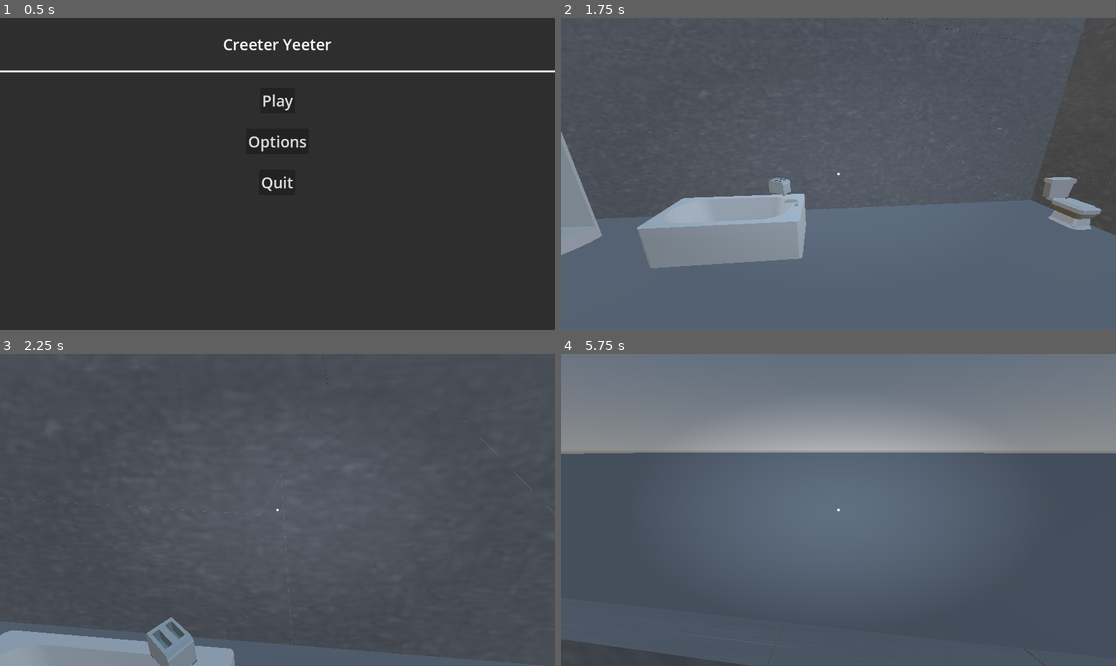
Above: before the commit, frames 1-4 (two rows, left to right).
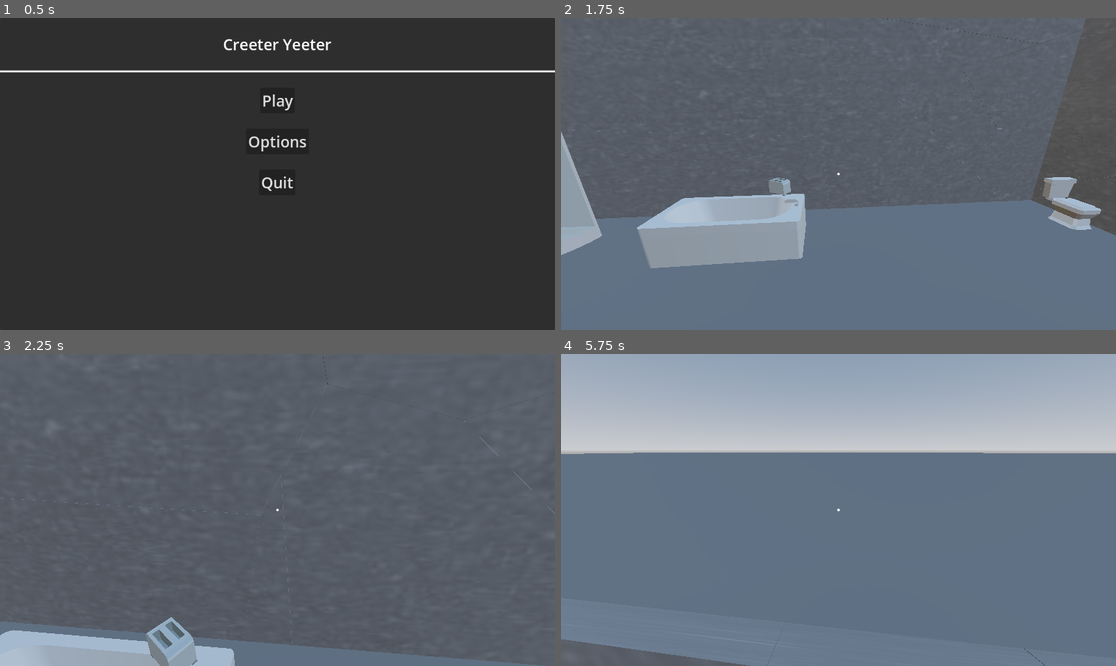
Above: after the commit, the same moments.

Repository: rcorre/wildjam84
Game: Godot game, scene res://menus/title/Title.tscn
The game is run twice, just before and just after one commit, with the same random seed, the same clock (stepped at 60 frames per second) and the same inputs.
Inputs (mouse positions are in pixels of both pictures, inside the frame that each line leads up to):
- Up to frame 1 (0.5 s): no input
- Up to frame 2 (1.75 s): click "Play" at 0.5 s; tap Enter at 1.25 s; move the mouse to (866, 174) at 1.27 s; hold W (forward) from 1.28 s (still down); hold Right mouse button (drop) from 1.28 s (still down); tap Space (jump) at 1.52 s
- Up to frame 3 (2.25 s): keep holding W (forward); move the mouse to (249, 510) at 2.02 s; release Right mouse button (drop) at 2.03 s; click (249, 510) at 2.1 s
- Up to frame 4 (5.75 s): keep holding W (forward); tap Space (jump) at 2.27, 3.5, 3.77, 4.52, 5.27 s; move the mouse to (849, 503) at 2.77 s; hold Right mouse button (drop) 2.78-3.53 s; move the mouse to (832, 516) at 3.52 s; click (832, 516) at 3.6 s; move the mouse to (877, 513) at 4.27 s; hold Right mouse button (drop) 4.28-5.03 s; move the mouse to (794, 506) at 5.02 s; click (794, 506) at 5.1 s

Frame 1 is identical in both runs. In frame 2, 1.2% of the frame differs, in the area x 0-98%, y 36-76%; in frame 3, 3.8%; in frame 4, 81%, in the area x 0-100%, y 0-100%.

Commit message:
Don't panic about unseen bugs.

Diff:
--- a/scenes/Bugs/Bug.gd
+++ b/scenes/Bugs/Bug.gd
@@ -1,4 +1,7 @@
 extends CharacterBody3D
+class_name Bug
+
+@onready var visibility_notifier: VisibleOnScreenNotifier3D = $VisibleOnScreenNotifier3D
 
 @export var health := 50
 @export var speed := 2.0
--- a/scenes/Bugs/Spider.tscn
+++ b/scenes/Bugs/Spider.tscn
@@ -100,3 +100,6 @@
 damping_min = 1.0
 damping_max = 1.0
 scale_amount_curve = SubResource("Curve_bitvr")
+
+[node name="VisibleOnScreenNotifier3D" type="VisibleOnScreenNotifier3D" parent="." index="7"]
+aabb = AABB(-0.188965, 0.0520205, -0.353229, 0.37793, 0.251428, 0.479896)
--- a/scenes/Player.gd
+++ b/scenes/Player.gd
@@ -114,20 +114,32 @@
 		# move object toward your hands
 		held_object.global_transform = held_object.global_transform.interpolate_with(point, delta * GRAB_SNAP)
 
-	var nearby_bugs := bug_detector.get_overlapping_bodies()
-	if nearby_bugs.size() == 0:
+	apply_panic(delta)
+
+func apply_panic(delta: float) -> void:
+	var visible_bugs: Array[Node3D]
+	for body in bug_detector.get_overlapping_bodies():
+		var bug := body as Bug
+		if not bug:
+			push_warning("non bug in bug area: ", body)
+			continue
+		if bug.visibility_notifier.is_on_screen():
+			visible_bugs.push_back(bug)
+
+	if visible_bugs.size() == 0:
 		panic = move_toward(panic, 0.0, delta * PANIC_RECOVERY_RATE)
-	else:
-		# more panic the closer you are to the bug
-		var closest_distance := INF
-		for bug in nearby_bugs:
-			closest_distance = min((bug.position - self.position).length(), closest_distance)
-		var proximity_factor := lerpf(0.5, 2, 1 - (closest_distance / bug_detector_radius))
+		return
 
-		# Use sqrt, so two bugs is more panic, but not twice as much
-		var quantity_factor := sqrt(nearby_bugs.size())
+	# more panic the closer you are to the bug
+	var closest_distance := INF
+	for bug in visible_bugs:
+		closest_distance = min((bug.position - self.position).length(), closest_distance)
+	var proximity_factor := lerpf(0.5, 2, 1 - (closest_distance / bug_detector_radius))
 
-		var rate := delta * PANIC_RATE * proximity_factor * quantity_factor
-		panic = move_toward(panic, 1.0, rate)
+	# Use sqrt, so two bugs is more panic, but not twice as much
+	var quantity_factor := sqrt(visible_bugs.size())
+
+	var rate := delta * PANIC_RATE * proximity_factor * quantity_factor
+	panic = move_toward(panic, 1.0, rate)
 
 	panic_sound.volume_db = lerp(-80.0, 20.0, panic)
